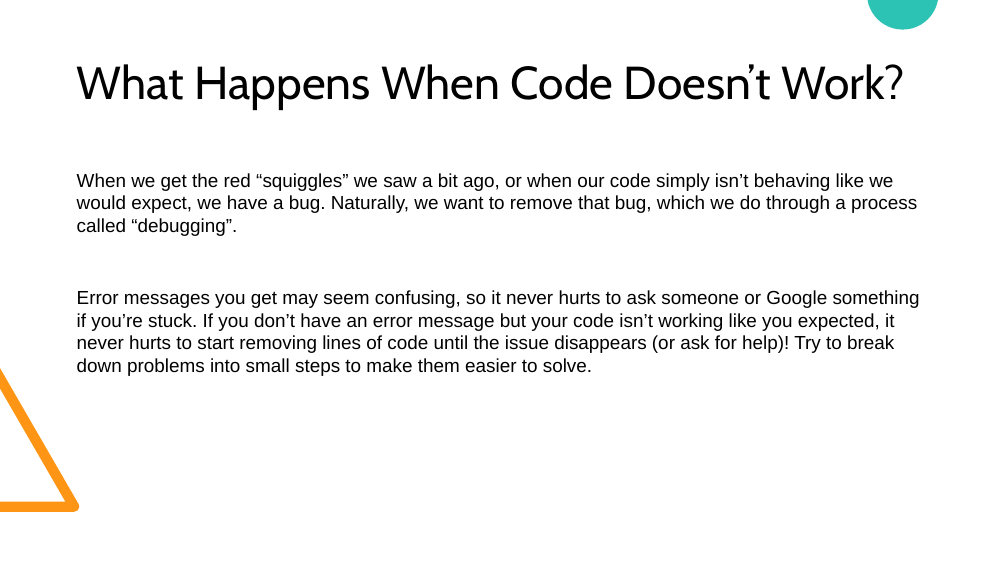
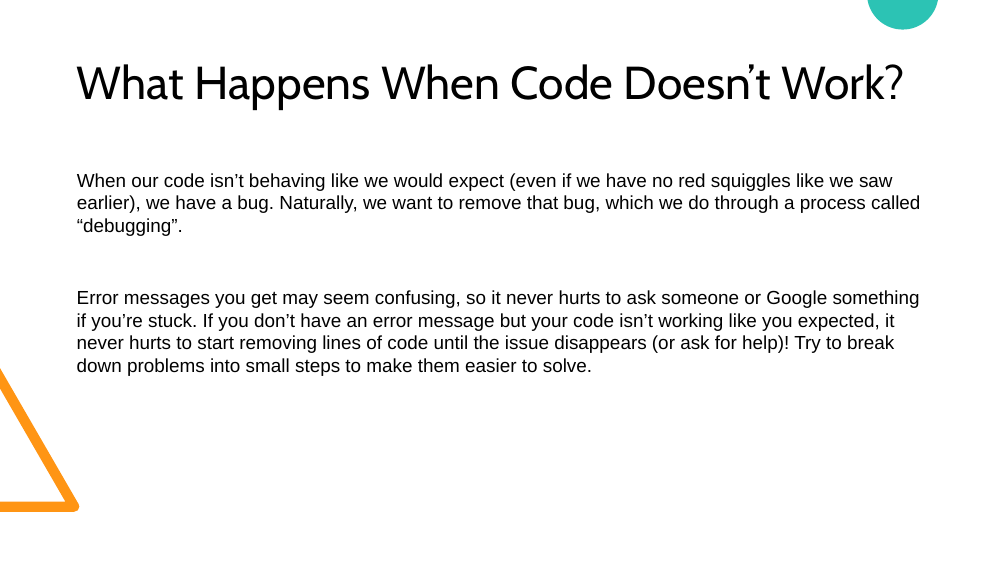
Before and after one commit to terrapinrobotics/code-camp-presentations, a slide deck: slide 11 of VEX Camp Day 1.pptx. Drawn at 1008x567 pixels with LibreOffice and Linux fonts; fonts in the diff are those of the drawing. Boxes give left, top, right and bottom in pixels: in the first picture for what was removed or moved away, otherwise in the second. Text is boxed around its words. In the diff, an @@ line names an element or a change of style, - is before the commit and + after.

```diff
--- a/VEX Camp Day 1.pptx
+++ b/VEX Camp Day 1.pptx
@@ text at (77,173,920,236): text changed @@
-When we get the red “squiggles” we saw a bit ago, or when our code simply isn’t behaving like we would expect, we have a bug. Naturally, we want to remove that bug, which we do through a process called “debugging”.
+When our code isn’t behaving like we would expect (even if we have no red squiggles like we saw earlier), we have a bug. Naturally, we want to remove that bug, which we do through a process called “debugging”.
```
Also in this commit, not shown: 5 other slides changed, 2 other files.
